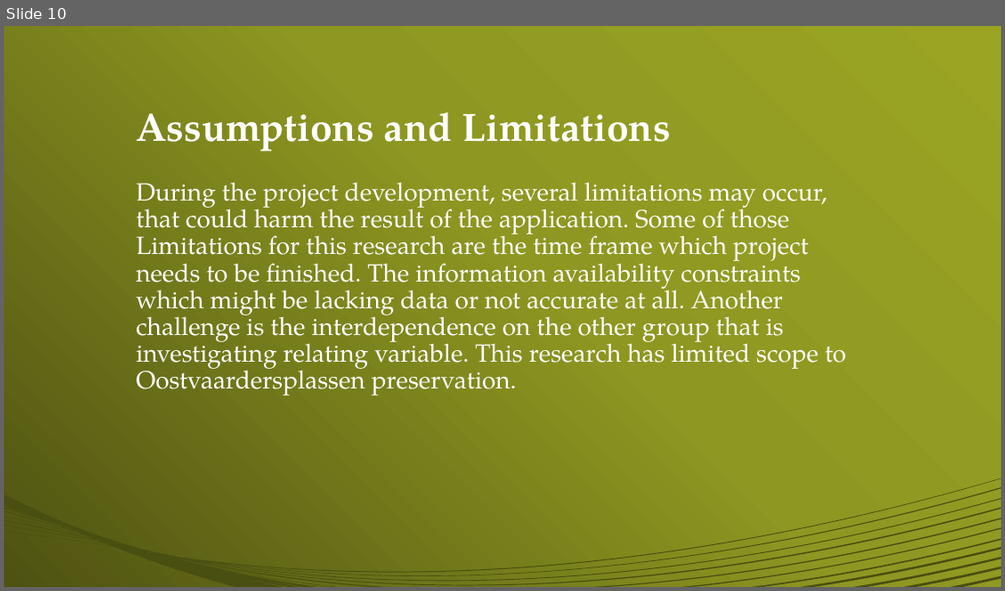
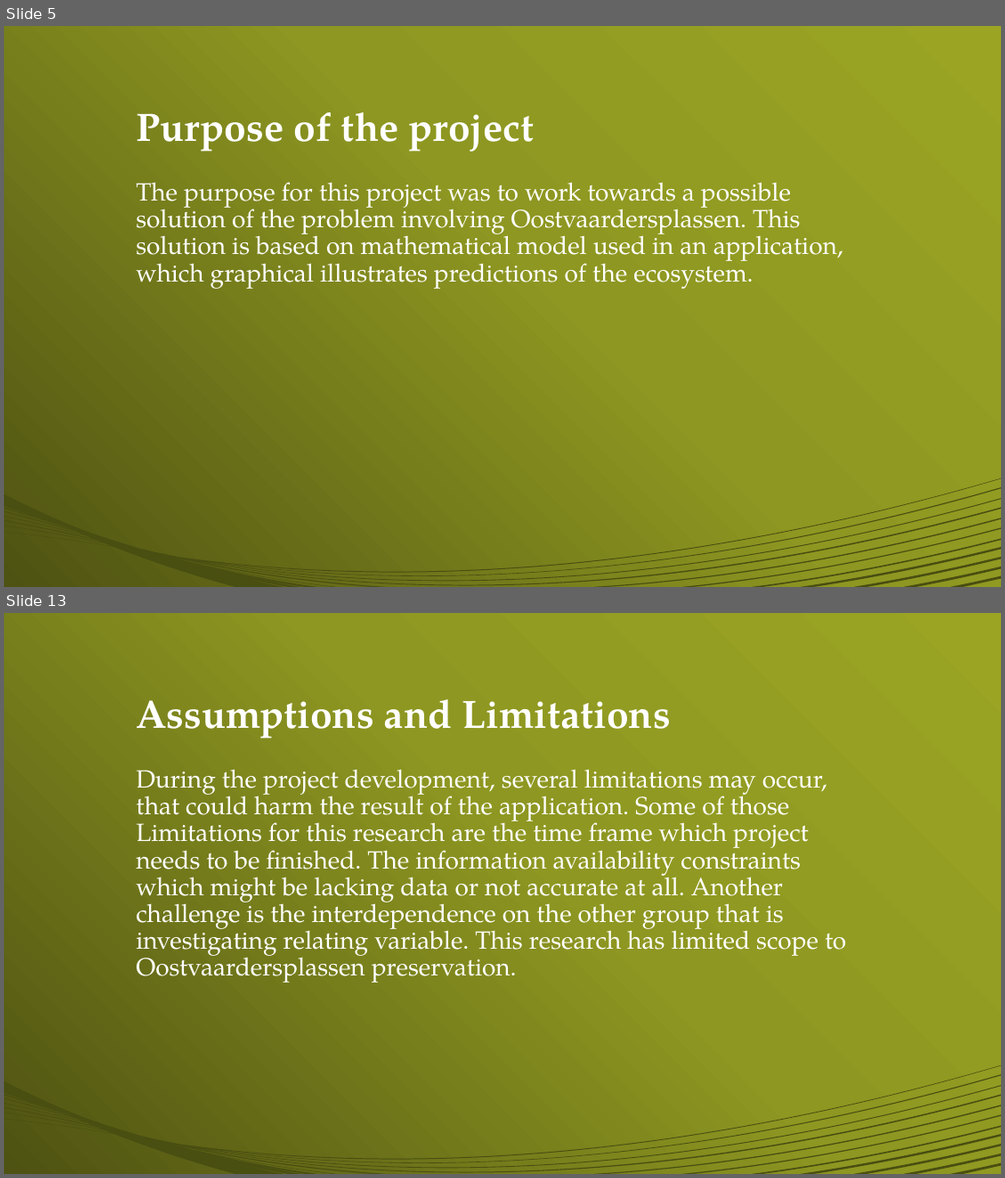
Before and after one commit to swatarianess/Project-App-Development, a slide deck: Presentation/AppPresentation.pptx. Shown one above the other, each under a label of ours: slide 10 before the commit, slides 5 and 13 after it; the slides between them are not shown. The pictures are 1005x591 and 1005x1178 pixels, drawn with LibreOffice and Linux fonts; fonts in the diff are those of the drawing. Boxes give left, top, right and bottom in pixels: in the first picture for what was removed or moved away, otherwise in the second. Text is boxed around its words. In the diff, an @@ line names an element or a change of style, - is before the commit and + after.

```diff
--- a/Presentation/AppPresentation.pptx
+++ b/Presentation/AppPresentation.pptx
@@ slide 5 added at box(4, 26, 1001, 587), background gradient #9DA625 to #8E9721 to #4E5312; not listed: 1 template element that a slide beside it also shows @@
@@ title added at box(136, 112, 534, 151), 38 pt, text #FFFFFF, bold @@
+Purpose of the project
@@ text added at box(136, 182, 843, 289), 24 pt, text #FFFFFF @@
+The purpose for this project was to work towards a possible solution of the problem involving Oostvaardersplassen. This solution is based on mathematical model used in an application, which graphical illustrates predictions of the ecosystem.
@@ what was slide 10 is now slide 13 @@
```
Also in this commit, not shown: 7 slides changed, 3 other slides added, 1 slide removed, 1 other file.
